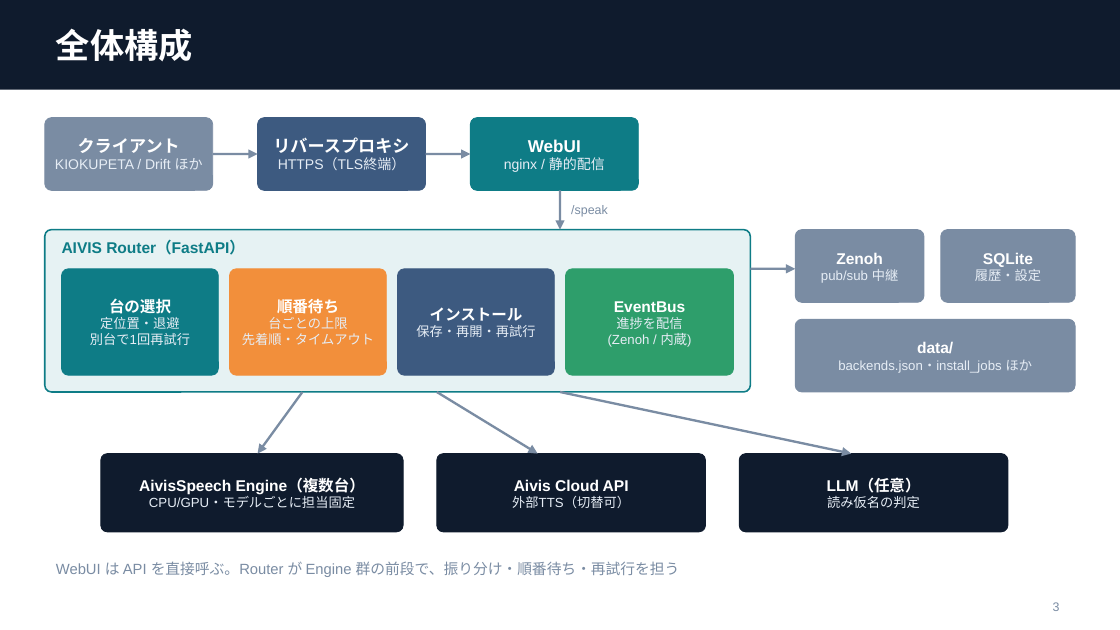
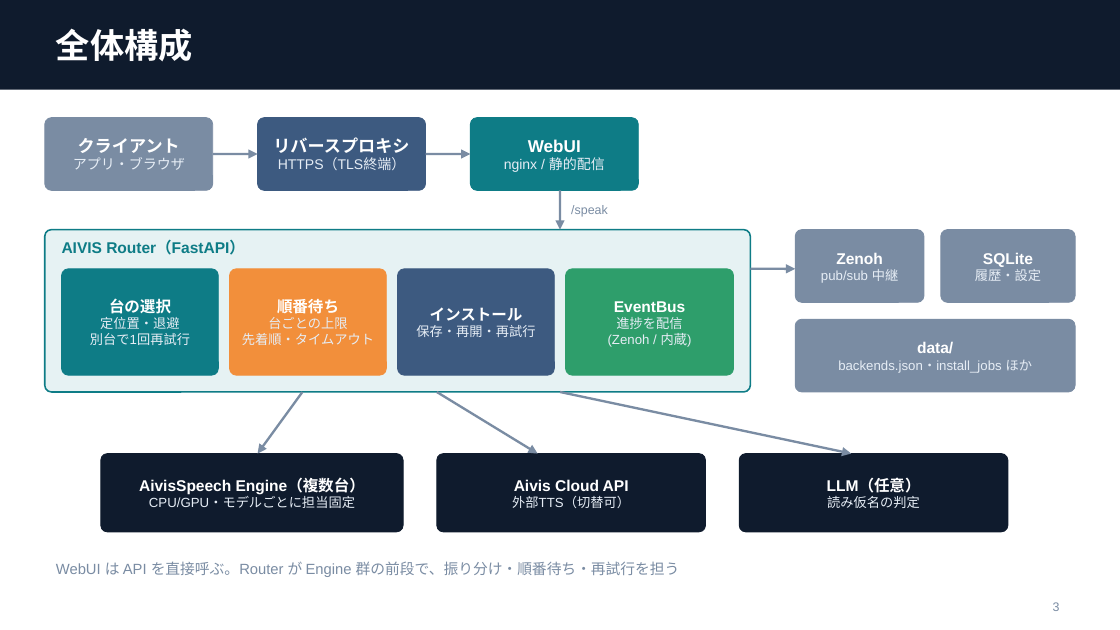
Before and after one commit to hit1023/hit-aivis-router, a slide deck: slide 3 of docs/aivis-router-architecture.pptx. Drawn at 1120x630 pixels with LibreOffice and Linux fonts; fonts in the diff are those of the drawing. Boxes give left, top, right and bottom in pixels: in the first picture for what was removed or moved away, otherwise in the second. Text is boxed around its words. In the diff, an @@ line names an element or a change of style, - is before the commit and + after.

```diff
--- a/docs/aivis-router-architecture.pptx
+++ b/docs/aivis-router-architecture.pptx
@@ text at (x1=73, y1=157, x2=185, y2=170): text changed @@
-KIOKUPETA / Drift ほか
+アプリ・ブラウザ
```
